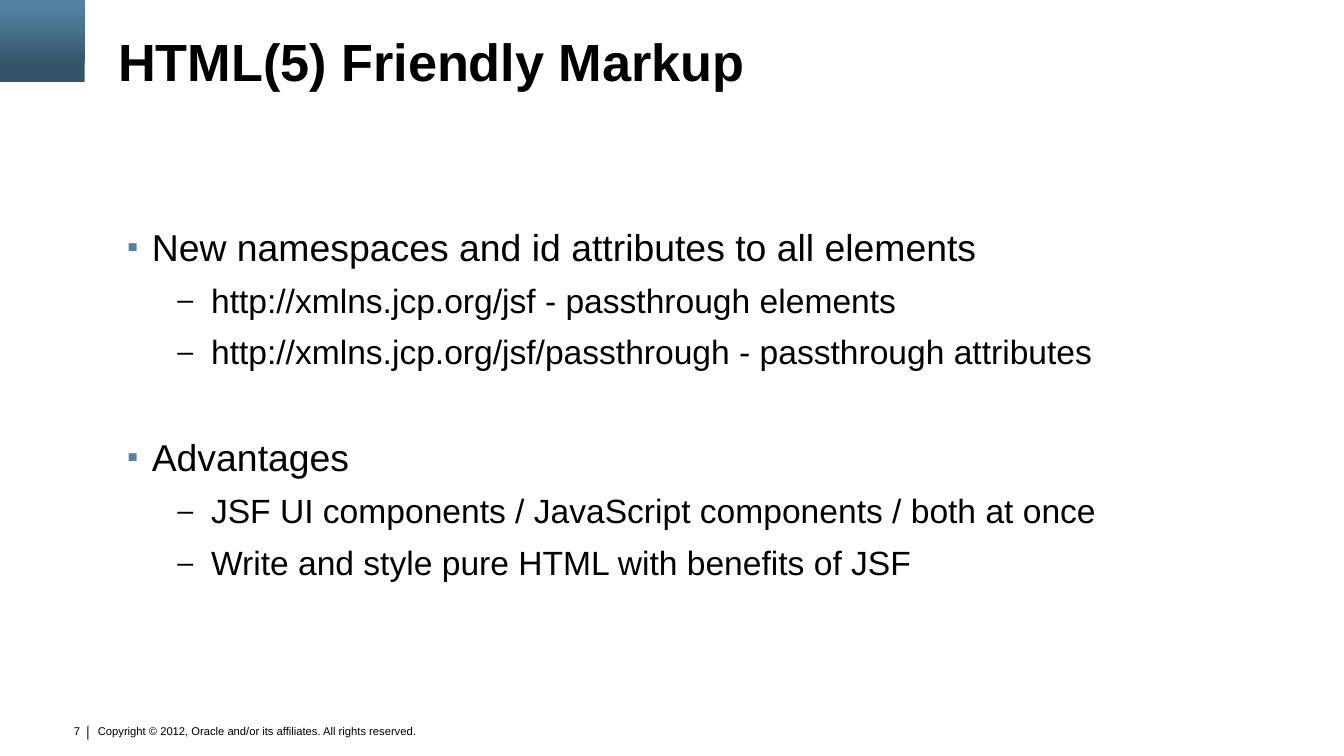
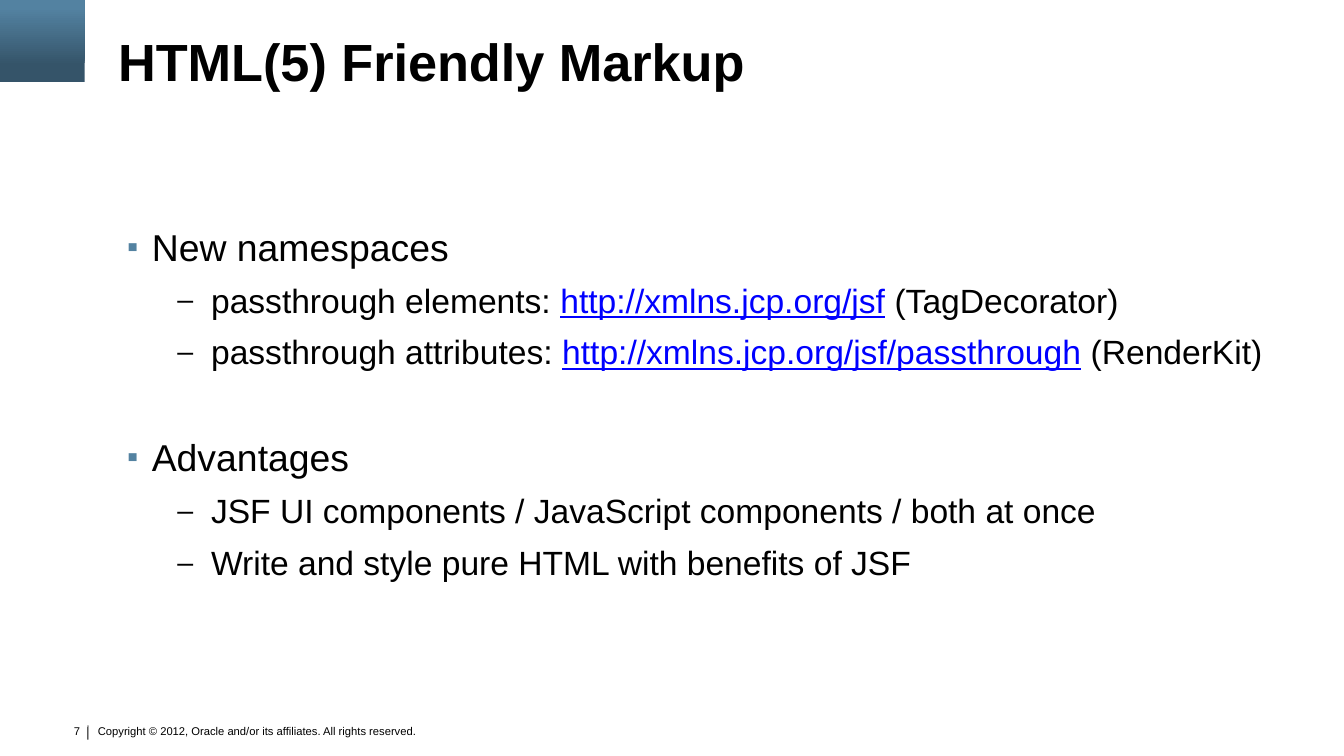
Before and after one commit to marfous/j1demo-pf, a slide deck: slide 7 of con3638.pptx. Drawn at 1344x756 pixels with LibreOffice and Linux fonts; fonts in the diff are those of the drawing; background and template pictures are left out. Boxes give left, top, right and bottom in pixels: in the first picture for what was removed or moved away, otherwise in the second. Text is boxed around its words. In the diff, an @@ line names an element or a change of style, - is before the commit and + after.

```diff
--- a/con3638.pptx
+++ b/con3638.pptx
@@ text at (152, 235, 1263, 370): text changed @@
-▪ New namespaces and id attributes to all elements
-  – http://xmlns.jcp.org/jsf - passthrough elements
-  – http://xmlns.jcp.org/jsf/passthrough - passthrough attributes
+▪ New namespaces
+  – passthrough elements: http://xmlns.jcp.org/jsf (TagDecorator)
+  – passthrough attributes: http://xmlns.jcp.org/jsf/passthrough (RenderKit)
```
Also in this commit, not shown: 2 other slides changed.
